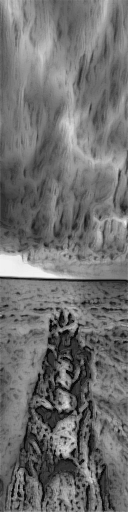
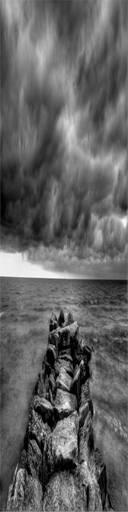
Revision of a layered 128x512 image; what changed, layer by layer:
hid "Layer 1 copy 2" over (0, 0, 128, 512)
hid "Layer 1 copy" over (0, 0, 128, 512)
showed "Layer 1" over (0, 0, 128, 512)
